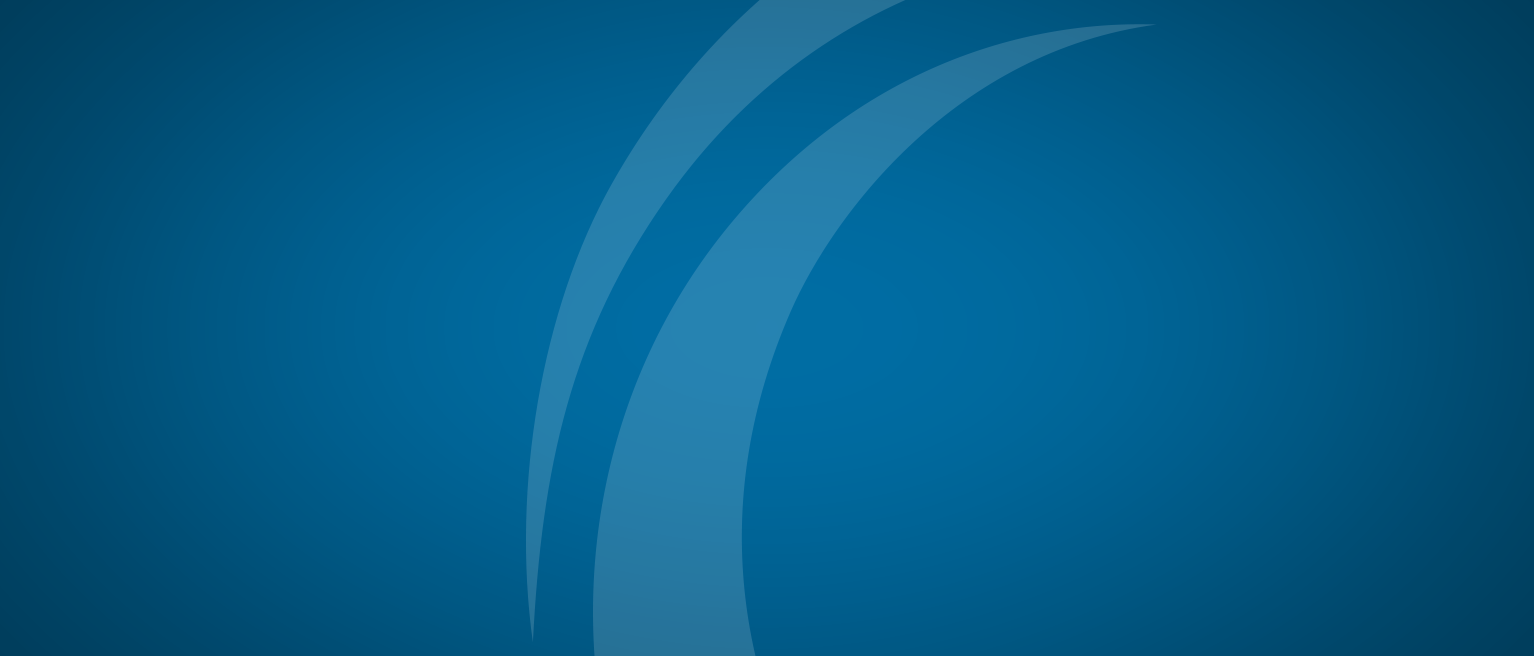
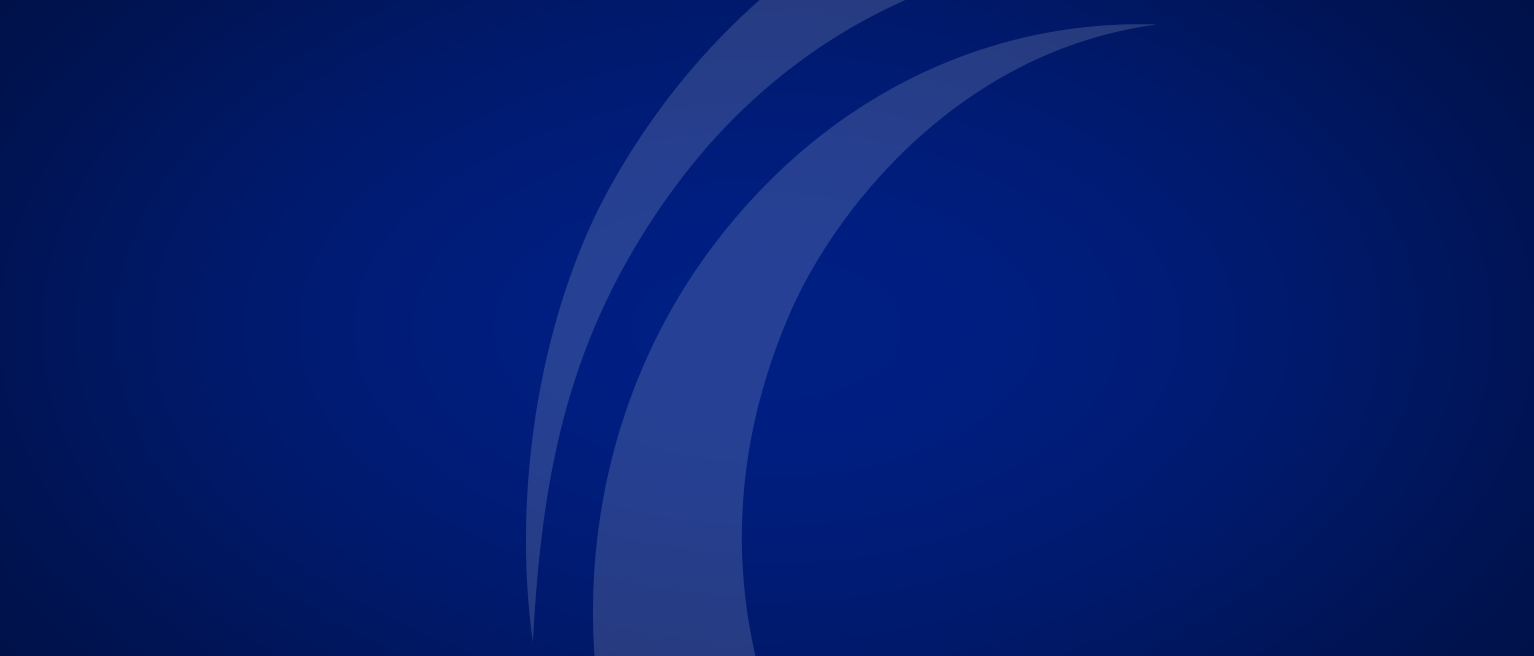
Layer changes from the first 1534×656 image to the second:
added layer "Layer 13" above "Layer 12" over [0, 0, 1534, 656]
